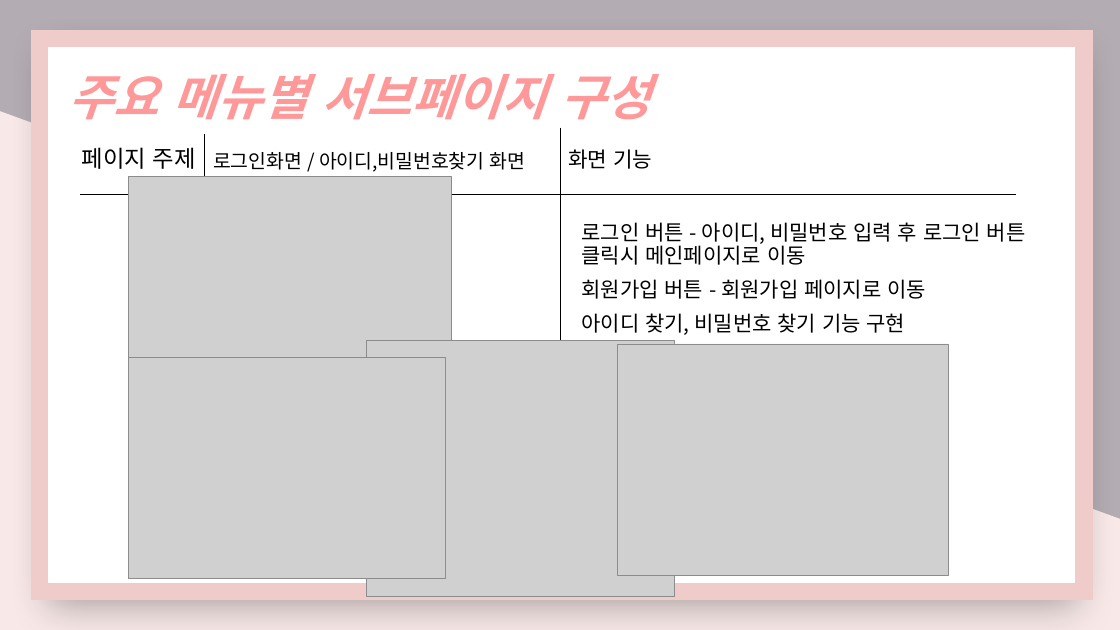
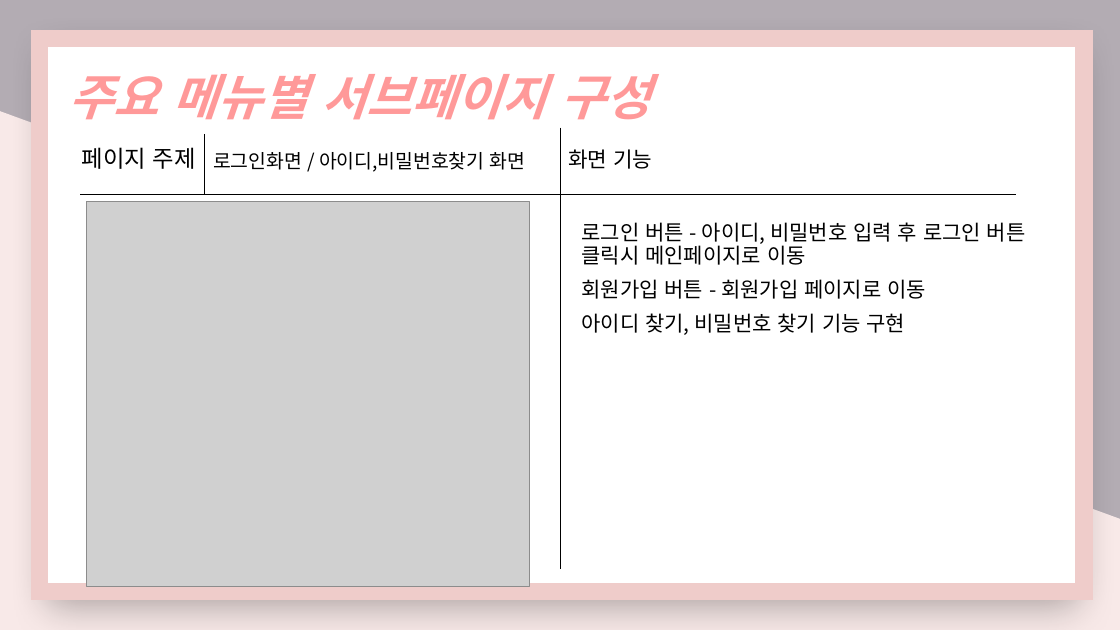
Before and after one commit to nimi2838/thecare, a slide deck: slide 22 of 졸작 기획서.pptx (slide 25 before the commit). Drawn at 1120x630 pixels with LibreOffice and Linux fonts; fonts in the diff are those of the drawing; grey boxes stand for pictures. Boxes give left, top, right and bottom in pixels: in the first picture for what was removed or moved away, otherwise in the second. Text is boxed around its words. In the diff, an @@ line names an element or a change of style, - is before the commit and + after.

```diff
--- a/졸작 기획서.pptx
+++ b/졸작 기획서.pptx
@@ picture removed at [129,176,452,402] @@
@@ picture added at [87,202,530,586] @@
@@ picture removed at [129,358,445,579] @@
@@ picture removed at [367,340,676,597] @@
@@ picture removed at [618,344,949,575] @@
```
Also in this commit, not shown: 6 other slides changed, 4 slides added, 3 slides removed, 8 other files.
